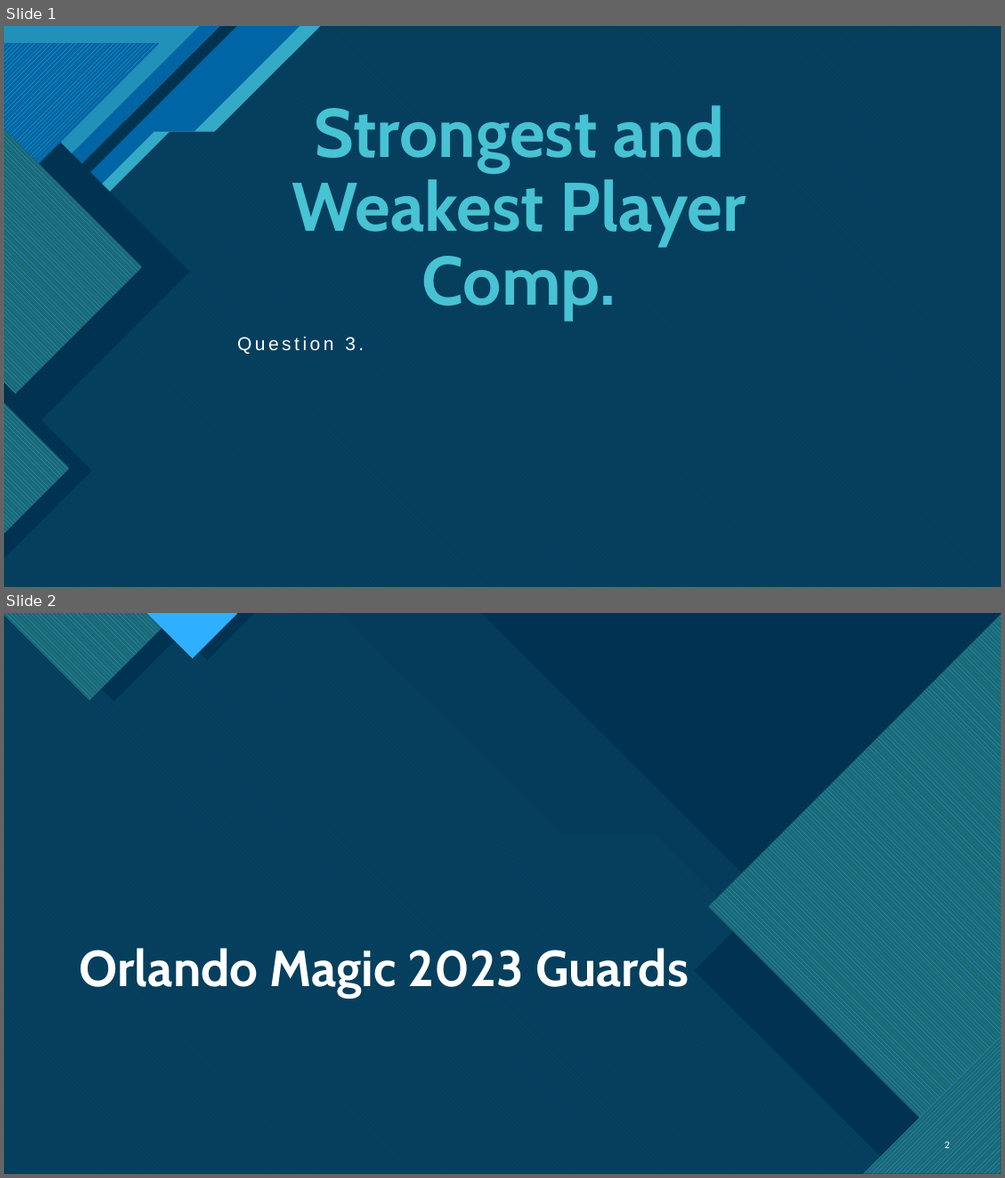
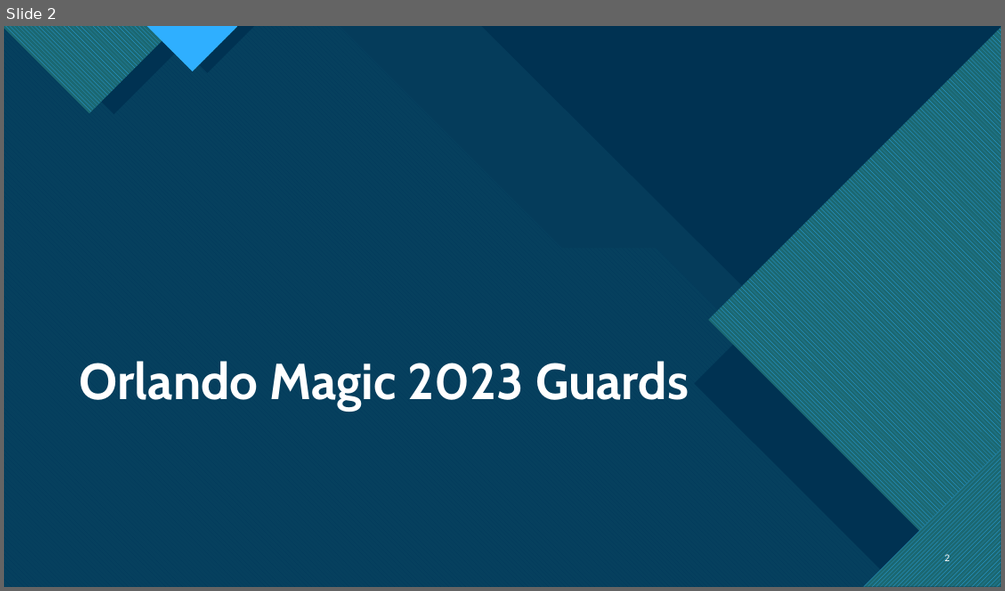
Before and after one commit to CandaceDoesData/Group_Project_1, a slide deck: DRC-Presentation.pptx. Shown one above the other, each under a label of ours: slides 1 and 2 before the commit, slide 2 after it. The pictures are 1005x1178 and 1005x591 pixels, drawn with LibreOffice and Linux fonts; fonts in the diff are those of the drawing. Boxes give left, top, right and bottom in pixels: in the first picture for what was removed or moved away, otherwise in the second. Text is boxed around its words. In the diff, an @@ line names an element or a change of style, - is before the commit and + after.

```diff
--- a/DRC-Presentation.pptx
+++ b/DRC-Presentation.pptx
@@ slide 1 removed at (4,26,1001,587), background #47C3D3; not listed: 9 template elements that a slide beside it also shows @@
@@ rectangle removed at (4,26,1001,587) @@
@@ title removed at (292,105,746,320) @@
-Strongest and Weakest Player Comp.
@@ subtitle removed at (237,336,364,354) @@
-Question 3.
@@ group removed at (4,26,1001,587): 8 freeform shapes, 3 right triangles @@
```
Also in this commit, not shown: 6 slides added.
